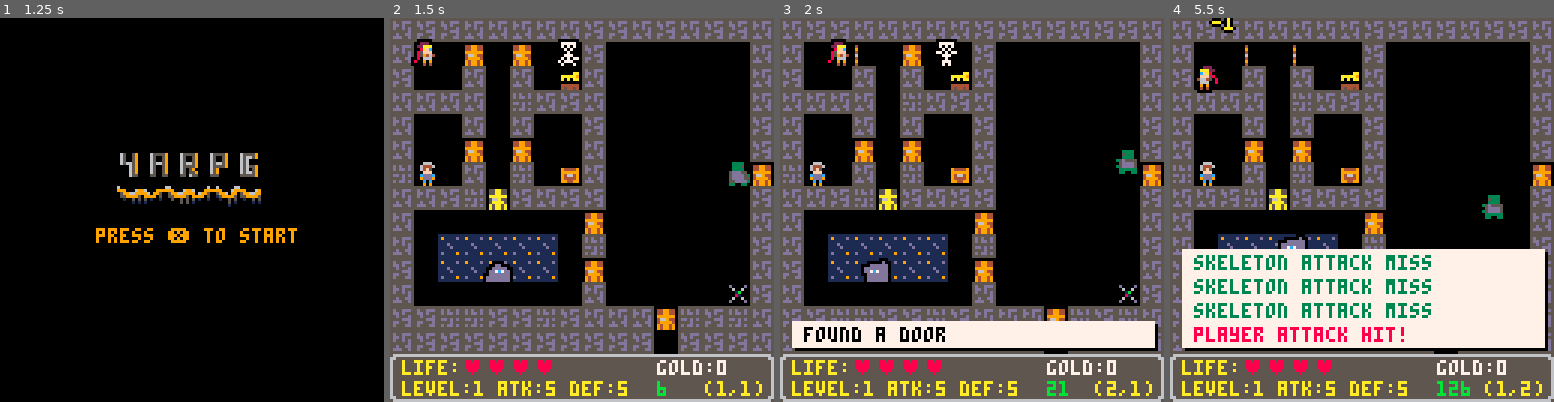
Above: before the commit, frames 1-4 (left to right).
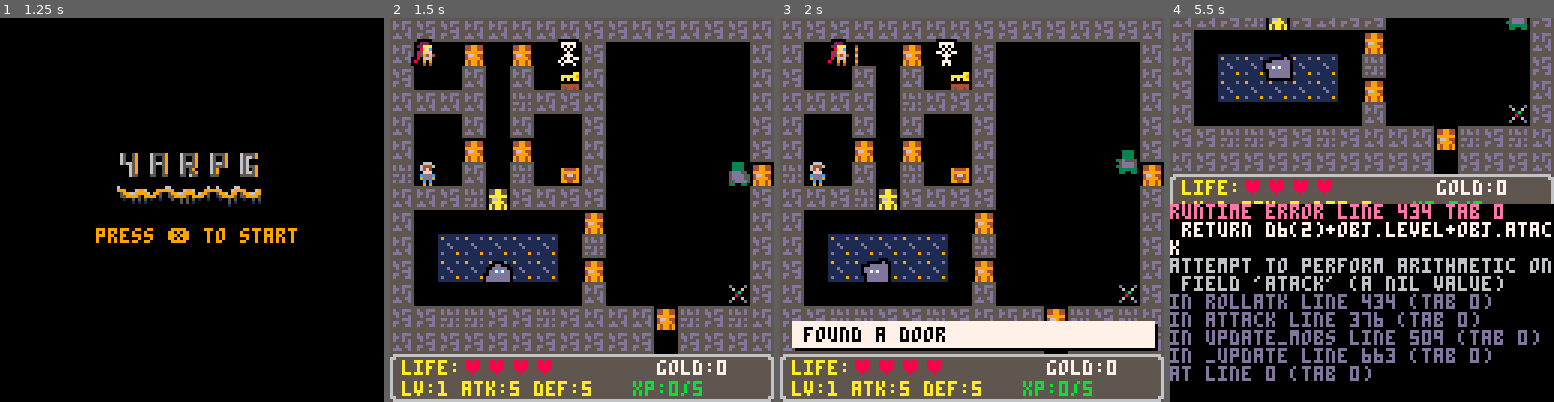
Above: after the commit, the same moments.

Repository: lauripaulo/pico8-games
Game: PICO-8 cartridge pico/yarpg/yarpg.p8
The game is run twice, just before and just after one commit, with the same random seed, the same clock (stepped at 60 frames per second) and the same inputs.
Inputs:
- Up to frame 1 (1.25 s): tap X (X key) at 0.33, 1.07 s
- Up to frame 2 (1.5 s): no input
- Up to frame 3 (2 s): hold Right from 1.6 s (still down); tap X (X key) at 1.85 s
- Up to frame 4 (5.5 s): release Right at 2.1 s; hold Up 2.15-2.42 s; hold Right 2.47-3.03 s; tap X (X key) at 2.97, 4.08, 5.2 s; hold Left 3.08-3.58 s; hold Down 3.63-3.97 s; hold Right 4.02-4.68 s; hold Up 4.73-5.03 s; hold Left from 5.08 s (still down)

Frame 1 is identical in both runs. In frame 2, 1.5% of the frame differs, in the area x 6-97%, y 94-99%; in frame 3, 1.5%; in frame 4, 74%, in the area x 0-100%, y 0-100%.
Error after the commit: runtime error line 434 tab 0; return d6(2)+obj.level+obj.atack; attempt to perform arithmetic on field 'atack' (a nil value)

Commit message:
Implement experience and leveling system: add XP tracking, level up mechanics, and adjust attack calculations for mobs.

Diff:
--- a/pico/yarpg/yarpg.p8
+++ b/pico/yarpg/yarpg.p8
@@ -50,7 +50,9 @@
 		atack=5,
 		defense=5,
 		maxhp=4,
-		hp=4
+		hp=4,
+		xp=0,
+		xpnext=5
 	}
 
 	state={
@@ -383,7 +385,7 @@
 			colr=8
 			sprn=43
 		end
-		local dmg=max(1,obj.attack)
+		local dmg=max(1,obj.atack)
 		addflt(target,"-"..dmg,colr)
 		addmsg(obj.name.." attack hit!",t,8)
 		target.hp-=dmg
@@ -391,6 +393,12 @@
 		if target.hp<=0 then
 			sfx(6)
 			addstill(target.x,target.y,sprn)
+			if target!=me then
+				local gold=target.level*d6(1)
+				me.gold+=gold
+				addflt(me,"+"..gold.."g",11)
+				gain_xp(target.level*2)
+			end
 		else
 			sfx(5)
 			addhit(target,hspr)
@@ -399,6 +407,21 @@
 		addhit(target,mspr)
 		addmsg(obj.name.." attack miss",t,3)
 		sfx(7)
+	end
+end
+
+function gain_xp(amount)
+	me.xp+=amount
+	if me.xp>=me.xpnext then
+		me.xp-=me.xpnext
+		me.xpnext=flr(me.xpnext*1.5)
+		me.level+=1
+		me.atack+=1
+		me.defense+=1
+		me.maxhp+=1
+		me.hp=me.maxhp
+		addmsg("level up! lv."..me.level,2,10)
+		sfx(3)
 	end
 end
 
@@ -583,7 +606,7 @@
 		mob.name="green ooze"
 		mob.level=1
 		mob.hp=3
-		mob.atack=1
+		mob.attack=1
 		mob.defense=2
 	elseif typ=="zombie" then
 		mob.sprs={204,205,206}
@@ -592,7 +615,7 @@
 		mob.name="zombie"
 		mob.level=2
 		mob.hp=2
-		mob.atack=1
+		mob.attack=1
 		mob.defense=3
 	else
 		mob.sprs={196,197,198}
@@ -601,7 +624,7 @@
 		mob.name="skeleton"
 		mob.level=1
 		mob.hp=1
-		mob.atack=1
+		mob.attack=1
 		mob.defense=2
 	end
 	return mob
@@ -855,13 +878,10 @@
 	print("gold:"..me.gold,1+8*11,(14*8)+2,7)
 
  -- stats
-	print("level:"..me.level.." atk:"..me.atack.." def:"..me.defense,4,(15*8)+1,10)
-
- -- map
-	print("("..me.mapx..","..me.mapy..")",1+8*13,(15*8)+1,10)
-
- -- frames
-	print(state.frames,1+8*11,(15*8)+1,11)
+	print("lv:"..me.level.." atk:"..me.atack.." def:"..me.defense,4,(15*8)+1,10)
+
+ -- xp
+	print("xp:"..me.xp.."/"..me.xpnext,1+8*10,(15*8)+1,11)
 	if state.frames>999 then
 		state.frames=0
 	end
